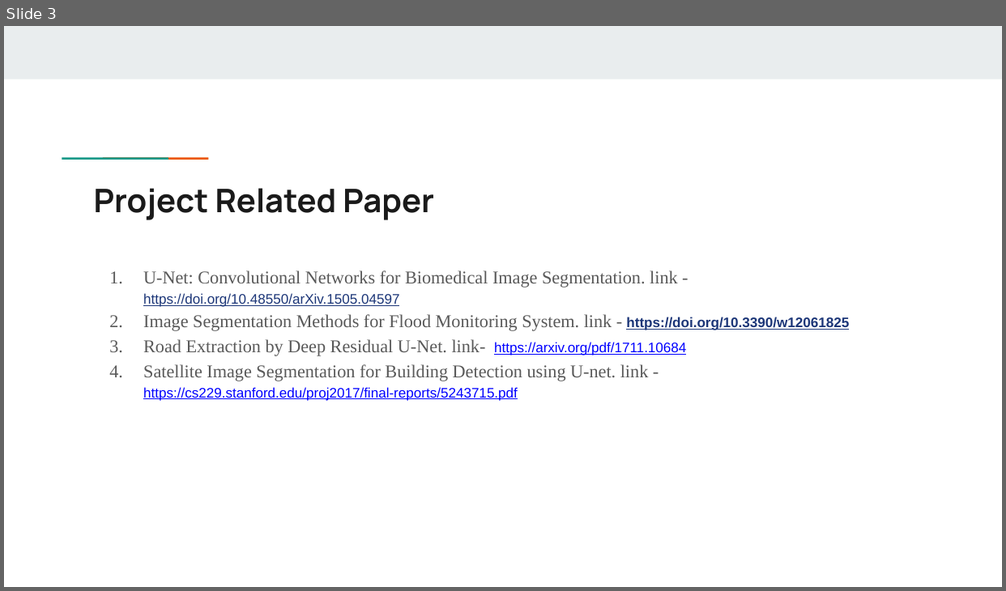
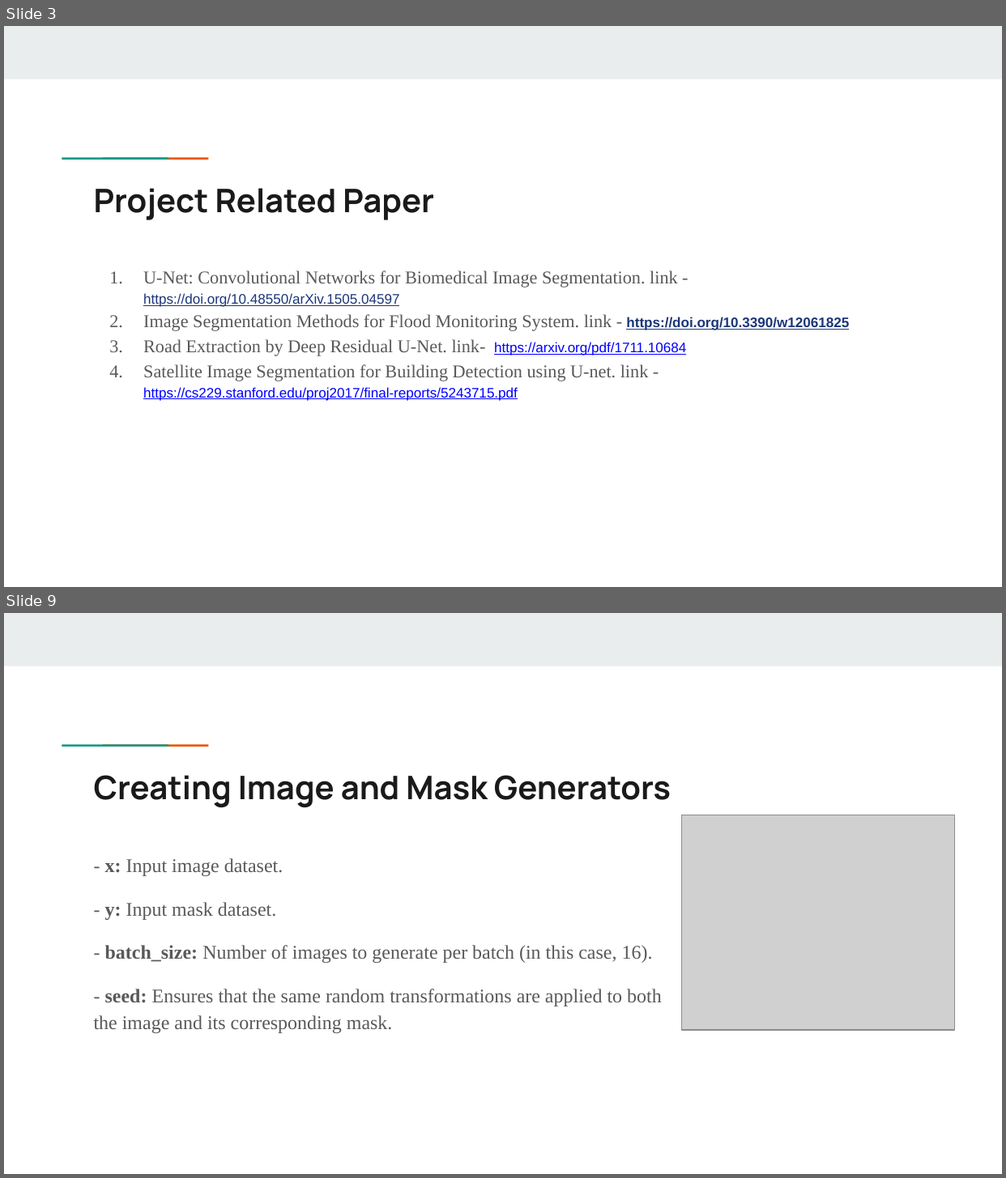
Before and after one commit to Shaoun18/CSE713, a slide deck: Final Project/Task_4b/Flood Impact Detection on Roads Using U-Net.pptx. Shown one above the other, each under a label of ours: slide 3 before the commit, slides 3 and 9 after it; the slides between them are not shown. The pictures are 1006x591 and 1006x1178 pixels, drawn with LibreOffice and Linux fonts; fonts in the diff are those of the drawing; grey boxes stand for pictures. Boxes give left, top, right and bottom in pixels: in the first picture for what was removed or moved away, otherwise in the second. Text is boxed around its words. In the diff, an @@ line names an element or a change of style, - is before the commit and + after.

```diff
--- a/Final Project/Task_4b/Flood Impact Detection on Roads Using U-Net.pptx
+++ b/Final Project/Task_4b/Flood Impact Detection on Roads Using U-Net.pptx
@@ slide 9 added at bbox=[4, 613, 1002, 1174], background #FFFFFF; not listed: 3 template elements that a slide beside it also shows @@
@@ title added at bbox=[94, 775, 671, 808], 23.4 pt, text #1A1A1A, bold @@
+Creating Image and Mask Generators
@@ picture added at bbox=[682, 815, 954, 1030] @@
@@ text added at bbox=[94, 858, 662, 1033], 14 pt, text #595959 @@
+- x: Input image dataset.
+- y: Input mask dataset.
+- batch_size: Number of images to generate per batch (in this case, 16).
+- seed: Ensures that the same random transformations are applied to both the image and its corresponding mask.
```
Also in this commit, not shown: 2 slides changed, 6 other slides added.
